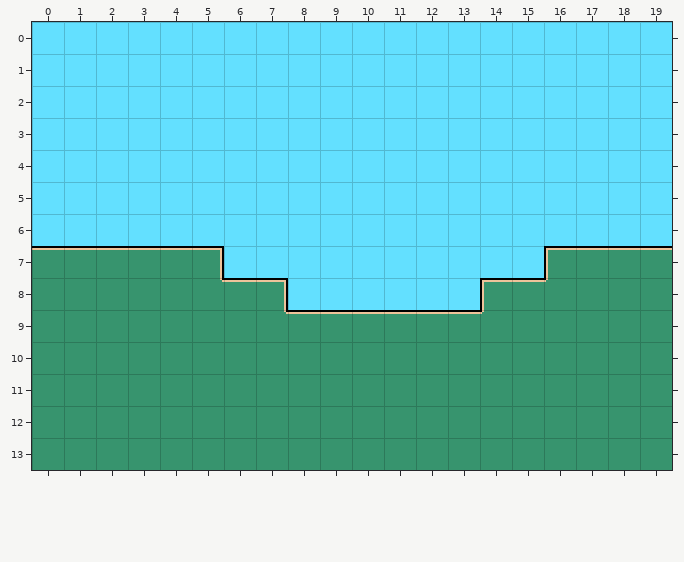
Tiled map (JSON), stored at assets/Tilemaps/TestMap.tmj. That is the earlier state.
Cells are 16x16 px. Shown: x 0..19, y 0..13.
The result:
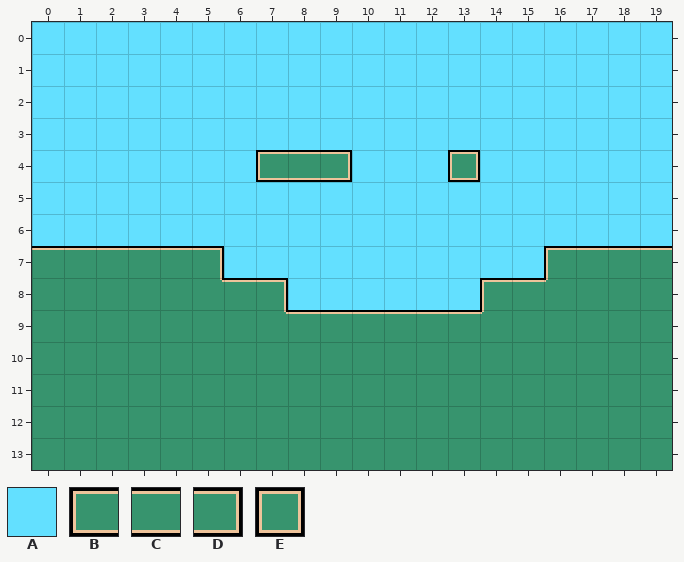
Key: from "TestTileset": A 9, B 30 "Wall", C 31 "Wall", D 32 "Wall", E 33 "Wall".
_ is an empty cell.
What changed:
Layer "Tile Layer 1":
The edit turns tile A into tile B in row 4 at x 7.
The edit turns tile A into tile C in row 4 at x 8.
The edit turns tile A into tile D in row 4 at x 9.
The edit turns tile A into tile E in row 4 at x 13.
Changed places in both pictures, as pixel boxes (x1, y1, x2, y2):
changed: (256, 150, 352, 182)
changed: (448, 150, 480, 182)
